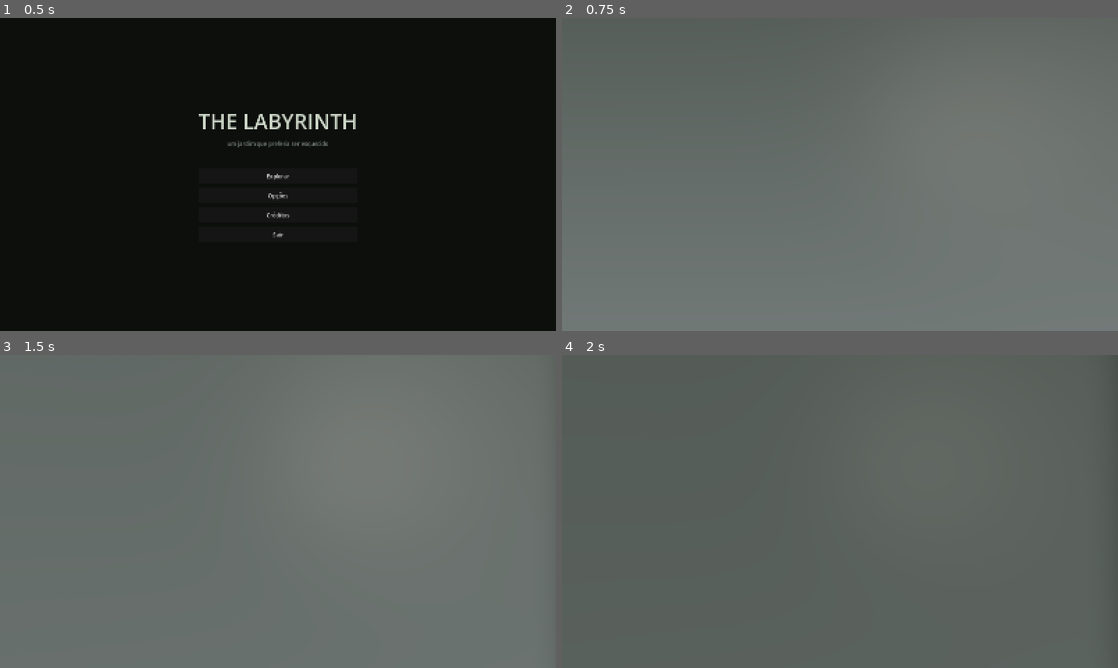
Above: before the commit, frames 1-4 (two rows, left to right).
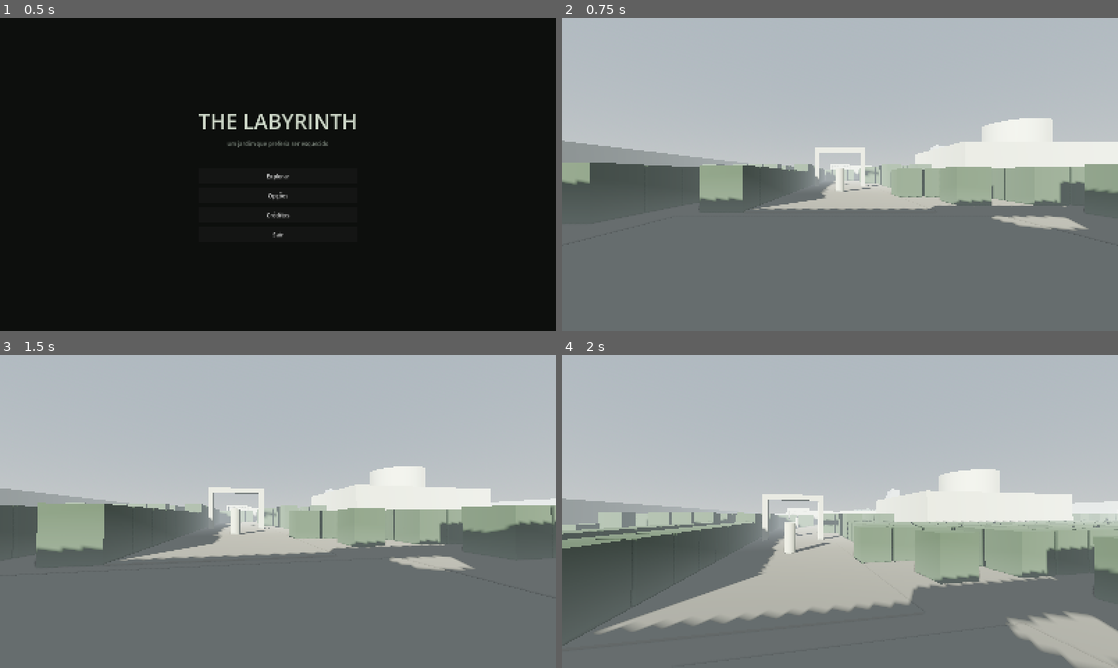
Above: after the commit, the same moments.

Repository: klauschatrny/dnd
Game: Godot game, scene res://cenas/menus/menu_inicial.tscn
Same seed, same stepped clock (60 frames per second), same inputs: the game is played once before the commit and once after it.
Inputs (mouse positions are in pixels of both pictures, inside the frame that each line leads up to):
- Up to frame 1 (0.5 s): no input
- Up to frame 2 (0.75 s): click "Explorar" at 0.5 s
- Up to frame 3 (1.5 s): tap Enter at 1.25 s; move the mouse to (305, 511) at 1.27 s; hold W (mover_frente) from 1.28 s (still down); hold Shift (correr) from 1.28 s (still down)
- Up to frame 4 (2 s): keep holding W (mover_frente); keep holding Shift (correr); tap Space (pular) at 1.52 s

Frame 1 is identical in both runs. In frame 2, 58% of the frame differs, in the area x 0-100%, y 0-73%; in frame 3, 60%; in frame 4, 73%, in the area x 0-100%, y 0-100%.

Commit message:
Fase 4: gerador do labirinto, spawn ao norte e docs
Fecha o graybox do mapa da MAPSPEC.

- _montar_labirinto(): recursive backtracker com paridade (seed 20260711)
  preenche as celulas SEBE restantes; braid (70%) cria ciclos; aberturas
  ligam os corredores as alamedas (ARTERIAL). Resultado: caminho=2695,
  sebe=2430.
- _render_sebes(): sebes agrupadas por setor -> 1 MultiMesh visual por setor
  (altura 2 m no SEC_A, 3 m no resto) + 1 corpo de colisao por setor.
- principal.tscn: corrige a orientacao do spawn para olhar ao NORTE (-Z, para
  dentro do labirinto). A spec dizia "rot Y=180" mas isso olha para +Z/sul;
  o intento (entrar pelo sul, caminhar ao norte) exige rot Y=0.
- Conferido em 1a pessoa: jogador no caminho, sebes baixas da entrada, arco,
  marco e Mausoleu visiveis ao fundo.
- CLAUDE.md: documenta a MAPSPEC como fonte da verdade do mapa e a nova
  arquitetura data-driven (carregador_mapa + utilidades_grade); remove
  referencias ao metodo antigo de regioes ASCII.

Co-Authored-By: Claude Opus 4.8 <noreply@anthropic.com>

Diff:
--- a/cenas/principal/principal.tscn
+++ b/cenas/principal/principal.tscn
@@ -10,7 +10,7 @@
 [node name="Mundo" parent="." instance=ExtResource("1_mundo")]
 
 [node name="Jogador" parent="." instance=ExtResource("2_jogador")]
-transform = Transform3D(-1, 0, 1.2246e-16, 0, 1, 0, -1.2246e-16, 0, -1, 28, 0.1, 186.5)
+transform = Transform3D(1, 0, 0, 0, 1, 0, 0, 0, 1, 28, 0.1, 186.5)
 
 [node name="Interface" type="Node" parent="."]
 
--- a/scripts/mundo/carregador_mapa.gd
+++ b/scripts/mundo/carregador_mapa.gd
@@ -570,8 +570,174 @@
 		_caixa_solida(arco, "Lintel", Vector3(6.6, 0.6, 0.6), Vector3(0.0, 4.7, 0.0), material_pedra)
 
 
+## Preenche as células SEBE restantes com um labirinto (spec §7.2) e instancia
+## as sebes por setor.
 func _montar_labirinto() -> void:
-	pass
+	if _mascara.is_empty():
+		return
+	var semente: int = int(dados.get("generation", {}).get("seed", 20260711))
+	var braid: float = float(dados.get("generation", {}).get("braid_ratio", 0.70))
+	var rng := RandomNumberGenerator.new()
+	rng.seed = semente
+	_gerar_maze_rb(rng)
+	_braid_maze(rng, braid)
+	_abrir_para_arterial(rng, 0.18)
+	_render_sebes(rng)
+
+
+## Recursive Backtracker com paridade: "salas" nas células (par, par) que são
+## SEBE; corredores carvam a parede (célula ímpar) entre salas vizinhas.
+func _gerar_maze_rb(rng: RandomNumberGenerator) -> void:
+	var dirs: Array[Vector2i] = [Vector2i(2, 0), Vector2i(-2, 0), Vector2i(0, 2), Vector2i(0, -2)]
+	for cz0 in range(0, UtilidadesGrade.GRADE_A, 2):
+		for cx0 in range(0, UtilidadesGrade.GRADE_L, 2):
+			if _mascara[_idx(cx0, cz0)] != M_SEBE:
+				continue
+			# Só inicia se houver ao menos uma direção carvável (evita erodir muros soltos).
+			if not _tem_opcao_rb(cx0, cz0, dirs):
+				continue
+			var pilha: Array[Vector2i] = [Vector2i(cx0, cz0)]
+			_mascara[_idx(cx0, cz0)] = M_CAMINHO
+			while not pilha.is_empty():
+				var cur: Vector2i = pilha[-1]
+				var opcoes: Array = []
+				for d in dirs:
+					var nx := cur.x + d.x
+					var nz := cur.y + d.y
+					var wx := cur.x + d.x / 2
+					var wz := cur.y + d.y / 2
+					if UtilidadesGrade.celula_valida(nx, nz) and _mascara[_idx(nx, nz)] == M_SEBE and _mascara[_idx(wx, wz)] == M_SEBE:
+						opcoes.append(d)
+				if opcoes.is_empty():
+					pilha.pop_back()
+					continue
+				var d: Vector2i = opcoes[rng.randi() % opcoes.size()]
+				_mascara[_idx(cur.x + d.x / 2, cur.y + d.y / 2)] = M_CAMINHO
+				_mascara[_idx(cur.x + d.x, cur.y + d.y)] = M_CAMINHO
+				pilha.append(Vector2i(cur.x + d.x, cur.y + d.y))
+
+
+func _tem_opcao_rb(cx: int, cz: int, dirs: Array[Vector2i]) -> bool:
+	for d in dirs:
+		var nx: int = cx + d.x
+		var nz: int = cz + d.y
+		var wx: int = cx + d.x / 2
+		var wz: int = cz + d.y / 2
+		if UtilidadesGrade.celula_valida(nx, nz) and _mascara[_idx(nx, nz)] == M_SEBE and _mascara[_idx(wx, wz)] == M_SEBE:
+			return true
+	return false
+
+
+## Braid: remove parte dos becos abrindo uma parede extra, criando ciclos
+## (labirinto imperfeito — essencial para exploração/horror).
+func _braid_maze(rng: RandomNumberGenerator, razao: float) -> void:
+	var dirs: Array[Vector2i] = [Vector2i(2, 0), Vector2i(-2, 0), Vector2i(0, 2), Vector2i(0, -2)]
+	for cz in range(0, UtilidadesGrade.GRADE_A, 2):
+		for cx in range(0, UtilidadesGrade.GRADE_L, 2):
+			if _mascara[_idx(cx, cz)] != M_CAMINHO:
+				continue
+			# Conta saídas (paredes já abertas) e coleta paredes fechadas com sala além.
+			var saidas := 0
+			var fechadas: Array = []
+			for d in dirs:
+				var wx := cx + d.x / 2
+				var wz := cz + d.y / 2
+				var nx := cx + d.x
+				var nz := cz + d.y
+				if not UtilidadesGrade.celula_valida(nx, nz):
+					continue
+				if _mascara[_idx(wx, wz)] == M_CAMINHO:
+					saidas += 1
+				elif _mascara[_idx(wx, wz)] == M_SEBE and _mascara[_idx(nx, nz)] == M_CAMINHO:
+					fechadas.append(Vector2i(wx, wz))
+			if saidas <= 1 and not fechadas.is_empty() and rng.randf() < razao:
+				var p: Vector2i = fechadas[rng.randi() % fechadas.size()]
+				_mascara[_idx(p.x, p.y)] = M_CAMINHO
+
+
+## Abre passagens do labirinto para as alamedas (ARTERIAL), conectando os
+## bolsões de sebe à rede principal. Cada parede entre CAMINHO e ARTERIAL tem
+## chance `prob` de virar passagem.
+func _abrir_para_arterial(rng: RandomNumberGenerator, prob: float) -> void:
+	var dirs: Array[Vector2i] = [Vector2i(2, 0), Vector2i(-2, 0), Vector2i(0, 2), Vector2i(0, -2)]
+	for cz in range(0, UtilidadesGrade.GRADE_A, 2):
+		for cx in range(0, UtilidadesGrade.GRADE_L, 2):
+			if _mascara[_idx(cx, cz)] != M_CAMINHO:
+				continue
+			for d in dirs:
+				var wx := cx + d.x / 2
+				var wz := cz + d.y / 2
+				var nx := cx + d.x
+				var nz := cz + d.y
+				if not UtilidadesGrade.celula_valida(nx, nz):
+					continue
+				if _mascara[_idx(wx, wz)] == M_SEBE and _mascara[_idx(nx, nz)] == M_ARTERIAL and rng.randf() < prob:
+					_mascara[_idx(wx, wz)] = M_CAMINHO
+
+
+## Instancia as sebes (células ainda SEBE) agrupadas por setor: 1 MultiMesh
+## visual por setor (altura própria) + 1 corpo de colisão por setor.
+func _render_sebes(rng: RandomNumberGenerator) -> void:
+	var raiz := Node3D.new()
+	raiz.name = "Sebes"
+	add_child(raiz)
+	# Agrupa células SEBE por setor.
+	var baldes: Dictionary = {}  # id_setor -> { altura, celulas: Array[Vector2i] }
+	for cz in UtilidadesGrade.GRADE_A:
+		for cx in UtilidadesGrade.GRADE_L:
+			if _mascara[_idx(cx, cz)] != M_SEBE:
+				continue
+			var setor := _setor_da_celula(cx, cz)
+			var id: String = setor[0]
+			if not baldes.has(id):
+				baldes[id] = { "altura": setor[1], "celulas": [] }
+			baldes[id]["celulas"].append(Vector2i(cx, cz))
+
+	for id in baldes:
+		var balde: Dictionary = baldes[id]
+		var altura: float = balde["altura"]
+		var celulas: Array = balde["celulas"]
+		if celulas.is_empty():
+			continue
+		# Visual: MultiMesh (1 draw call por setor).
+		var malha := BoxMesh.new()
+		malha.size = Vector3(1.8, altura, 1.8)
+		if material_sebe:
+			malha.material = material_sebe
+		var mm := MultiMesh.new()
+		mm.transform_format = MultiMesh.TRANSFORM_3D
+		mm.mesh = malha
+		mm.instance_count = celulas.size()
+		# Colisão: 1 corpo por setor com uma BoxShape por célula.
+		var corpo := StaticBody3D.new()
+		corpo.name = "ColisaoSebe_%s" % id
+		raiz.add_child(corpo)
+		var forma := BoxShape3D.new()
+		forma.size = Vector3(2.0, altura, 2.0)
+		for i in celulas.size():
+			var c: Vector2i = celulas[i]
+			var p := UtilidadesGrade.celula_para_centro(c.x, c.y)
+			var giro := (rng.randi() % 4) * (PI * 0.5)
+			var base := Basis(Vector3.UP, giro)
+			mm.set_instance_transform(i, Transform3D(base, Vector3(p.x, altura * 0.5, p.z)))
+			var col := CollisionShape3D.new()
+			col.shape = forma
+			col.position = Vector3(p.x, altura * 0.5, p.z)
+			corpo.add_child(col)
+		var mmi := MultiMeshInstance3D.new()
+		mmi.name = "Sebe_%s" % id
+		mmi.multimesh = mm
+		raiz.add_child(mmi)
+
+
+## Retorna [id_setor, altura_sebe] para a célula (cx, cz). Fora de todos → 3 m.
+func _setor_da_celula(cx: int, cz: int) -> Array:
+	for s_v in dados.get("sectors", []):
+		var s: Dictionary = s_v
+		var cl: Array = s.get("cells", [])
+		if cl.size() == 4 and cx >= int(cl[0]) and cx <= int(cl[2]) and cz >= int(cl[1]) and cz <= int(cl[3]):
+			return [s.get("id", "SEC"), float(s.get("hedge_height", 3.0))]
+	return ["SEC_X", 3.0]
 
 
 # ---------------------------------------------------------------------------
Not shown, changed: CLAUDE.md
